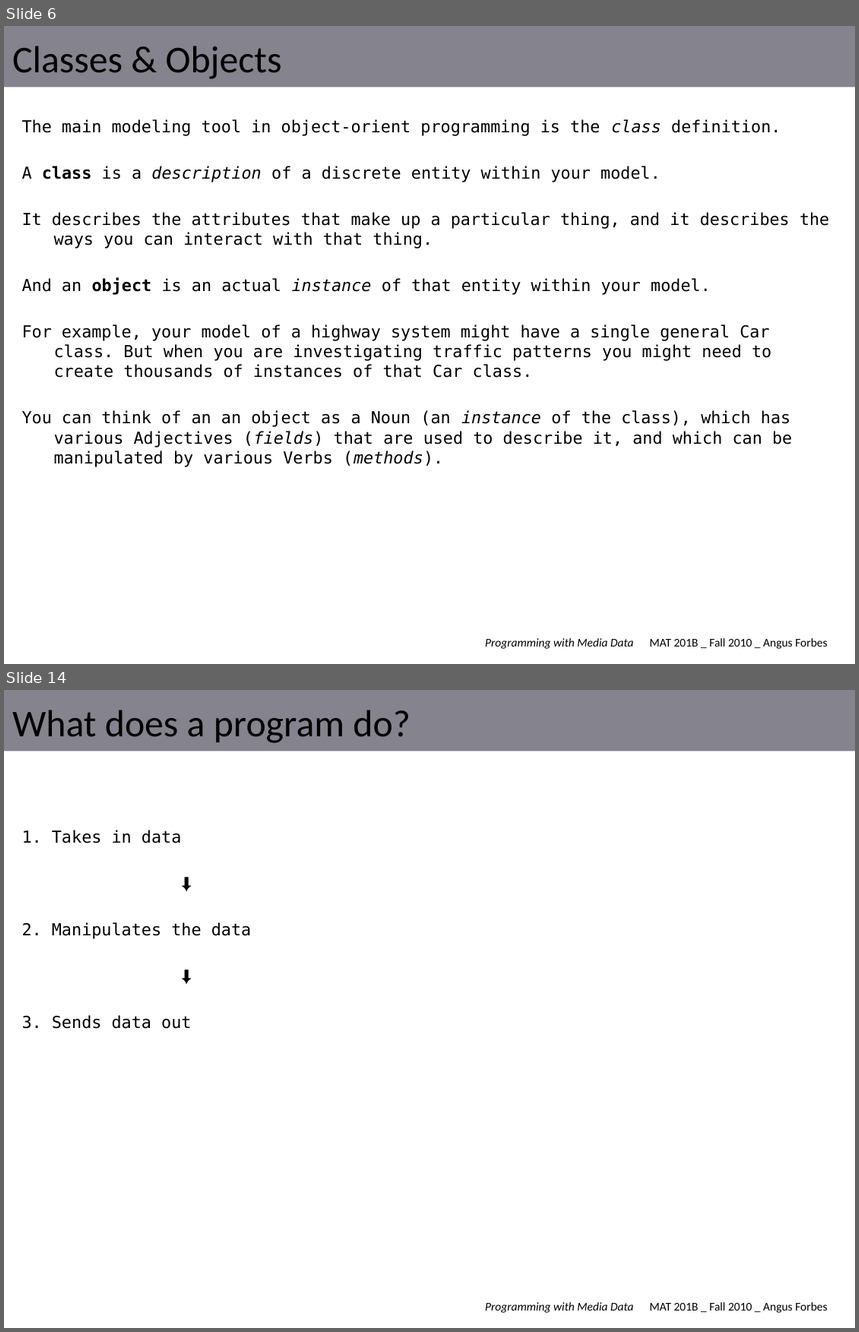
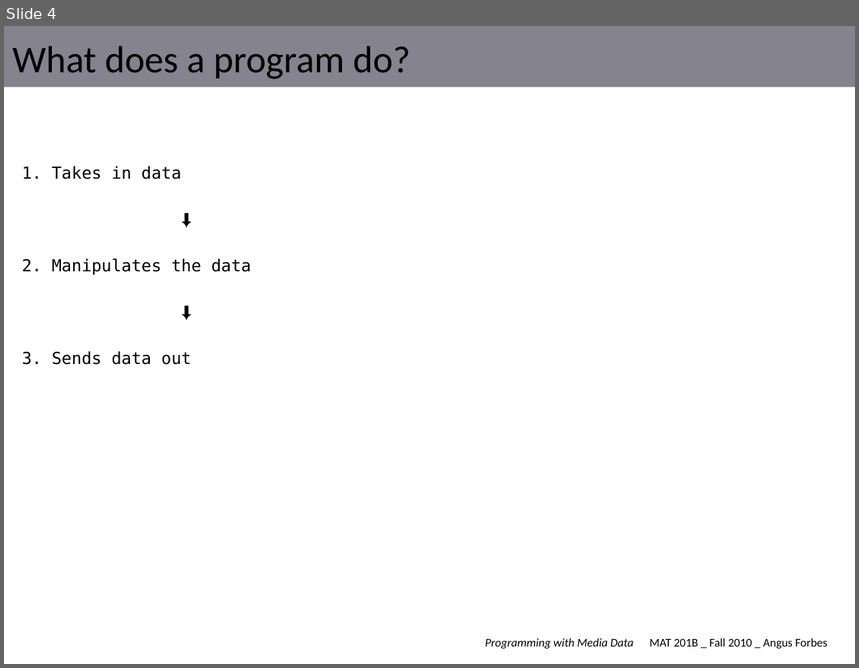
Before and after one commit to angusforbes/mat201b, a slide deck: slides/template.pptx. Shown one above the other, each under a label of ours: slides 6 and 14 before the commit, slide 4 after it; the slides between them are not shown. The pictures are 859x1332 and 859x668 pixels, drawn with LibreOffice and Linux fonts; fonts in the diff are those of the drawing. Boxes give left, top, right and bottom in pixels: in the first picture for what was removed or moved away, otherwise in the second. Text is boxed around its words. In the diff, an @@ line names an element or a change of style, - is before the commit and + after.

```diff
--- a/slides/template.pptx
+++ b/slides/template.pptx
@@ slide 6 removed at (4, 26, 855, 664), background #FFFFFF; not listed: 2 template elements that a slide beside it also shows @@
@@ title removed at (12, 46, 282, 79) @@
-Classes & Objects
@@ text removed at (22, 119, 829, 468) @@
-The main modeling tool in object-orient programming is the class definition.
-A class is a description of a discrete entity within your model.
-It describes the attributes that make up a particular thing, and it describes the ways you can interact with that thing.
-And an object is an actual instance of that entity within your model.
-For example, your model of a highway system might have a single general Car class. But when you are investigating traffic patterns you might need to create thousands of instances of that Car class.
-You can think of an an object as a Noun (an instance of the class), which has various Adjectives (fields) that are used to describe it, and which can be manipulated by various Verbs (methods).
@@ what was slide 14 is now slide 4 @@
```
Also in this commit, not shown: 3 slides changed, 9 other slides removed, 16 other files.
